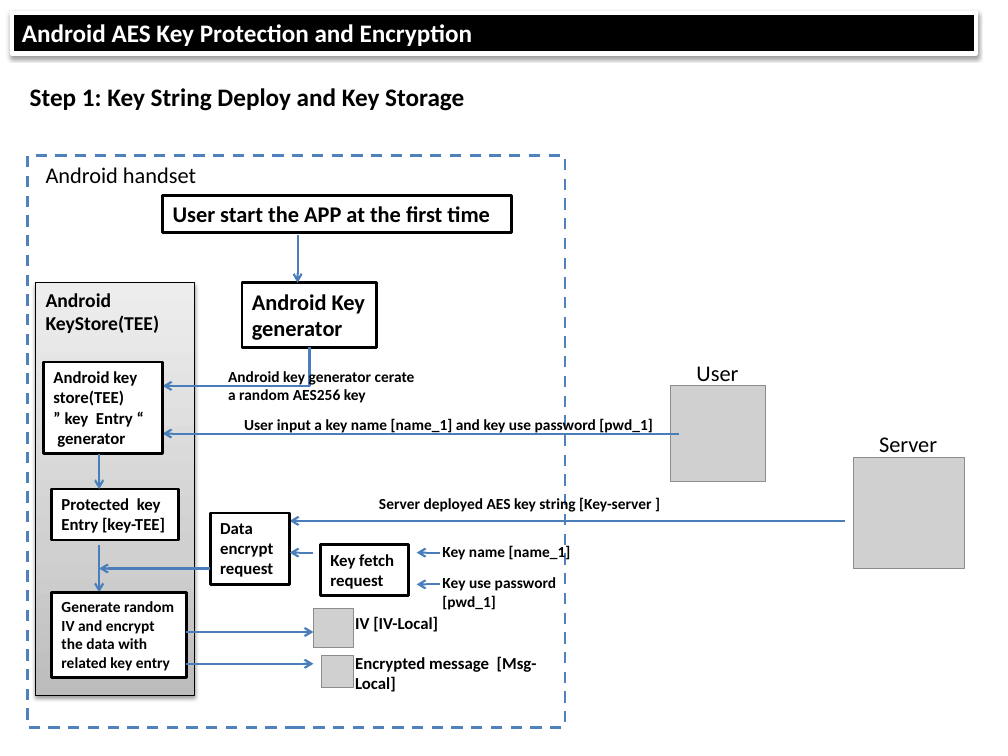
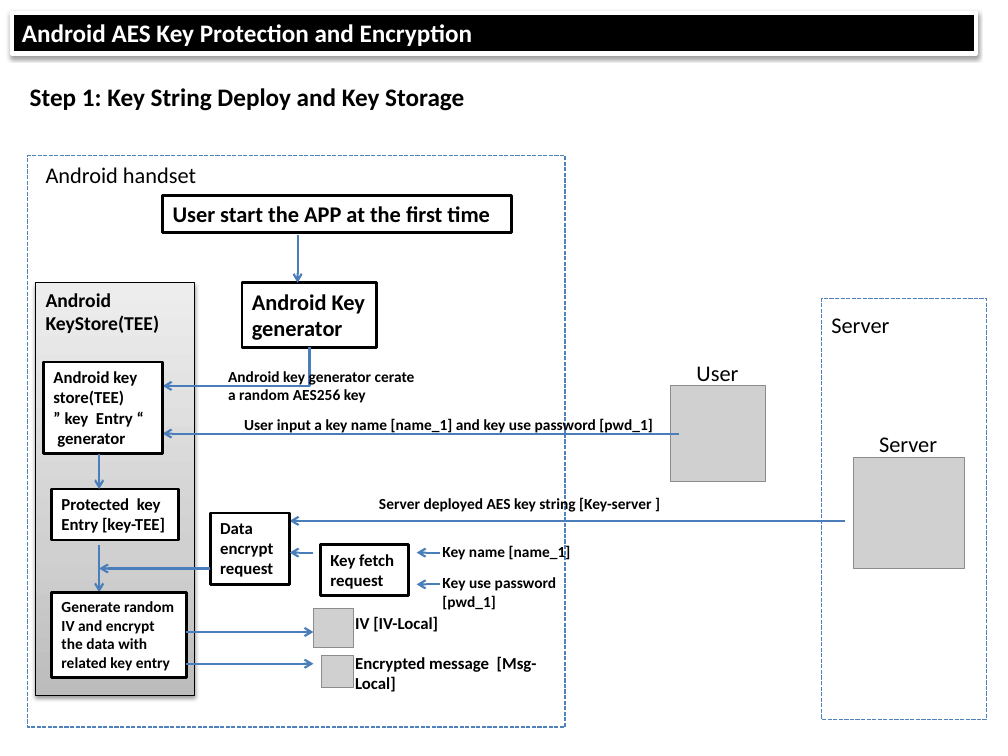
Before and after one commit to LiuYuancheng/Android_KeyStore_Data_Protection, a slide deck: slide 1 of doc/Android AES key protectin and encryption.pptx. Drawn at 1008x756 pixels with LibreOffice and Linux fonts; fonts in the diff are those of the drawing; grey boxes stand for pictures. Boxes give left, top, right and bottom in pixels: in the first picture for what was removed or moved away, otherwise in the second. Text is boxed around its words. In the diff, an @@ line names an element or a change of style, - is before the commit and + after.

```diff
--- a/doc/Android AES key protectin and encryption.pptx
+++ b/doc/Android AES key protectin and encryption.pptx
@@ rectangle at (28, 156, 565, 728): outline #4F81BD 2 pt dashed to #4F81BD 1 pt dashed @@
@@ rectangle added at (822, 298, 987, 719), fill #FFFFFF, outline #4F81BD 1 pt dashed @@
@@ text added at (831, 318, 889, 333), 16 pt, text #000000 @@
+Server
```
Also in this commit, not shown: 1 other slide changed, 2 other files.
